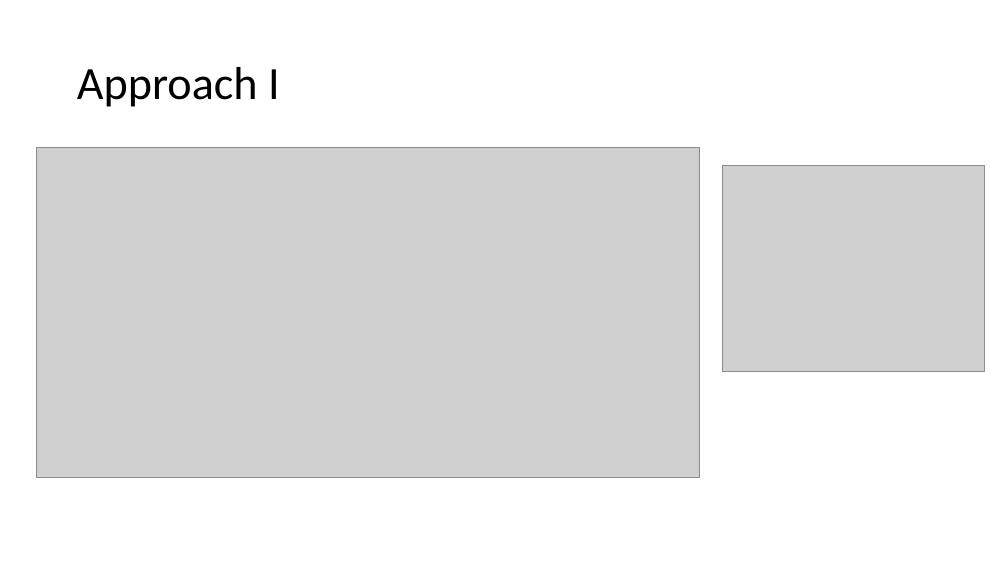
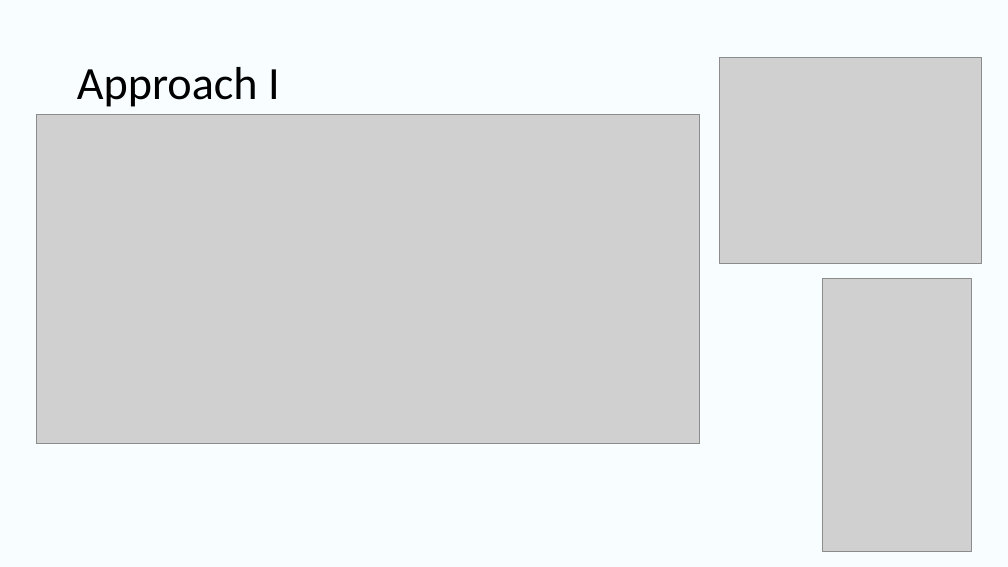
Before and after one commit to UlugbekSalaev/MatchingLetterGame, a slide deck: slide 12 of Presentation.pptx (slide 10 before the commit). Drawn at 1008x567 pixels with LibreOffice and Linux fonts; fonts in the diff are those of the drawing; grey boxes stand for pictures. Boxes give left, top, right and bottom in pixels: in the first picture for what was removed or moved away, otherwise in the second. Text is boxed around its words. In the diff, an @@ line names an element or a change of style, - is before the commit and + after.

```diff
--- a/Presentation.pptx
+++ b/Presentation.pptx
@@ background #FFFFFF to #CFFAFF at 14% opacity @@
@@ picture: place and size @@
-picture at [723, 166, 985, 372]
+picture at [720, 57, 982, 263]
@@ picture: place and size @@
-picture at [37, 147, 700, 477]
+picture at [37, 114, 700, 444]
@@ picture added at [823, 279, 972, 551] @@
```
Also in this commit, not shown: 15 other slides changed, 3 slides added, 4 other files.
